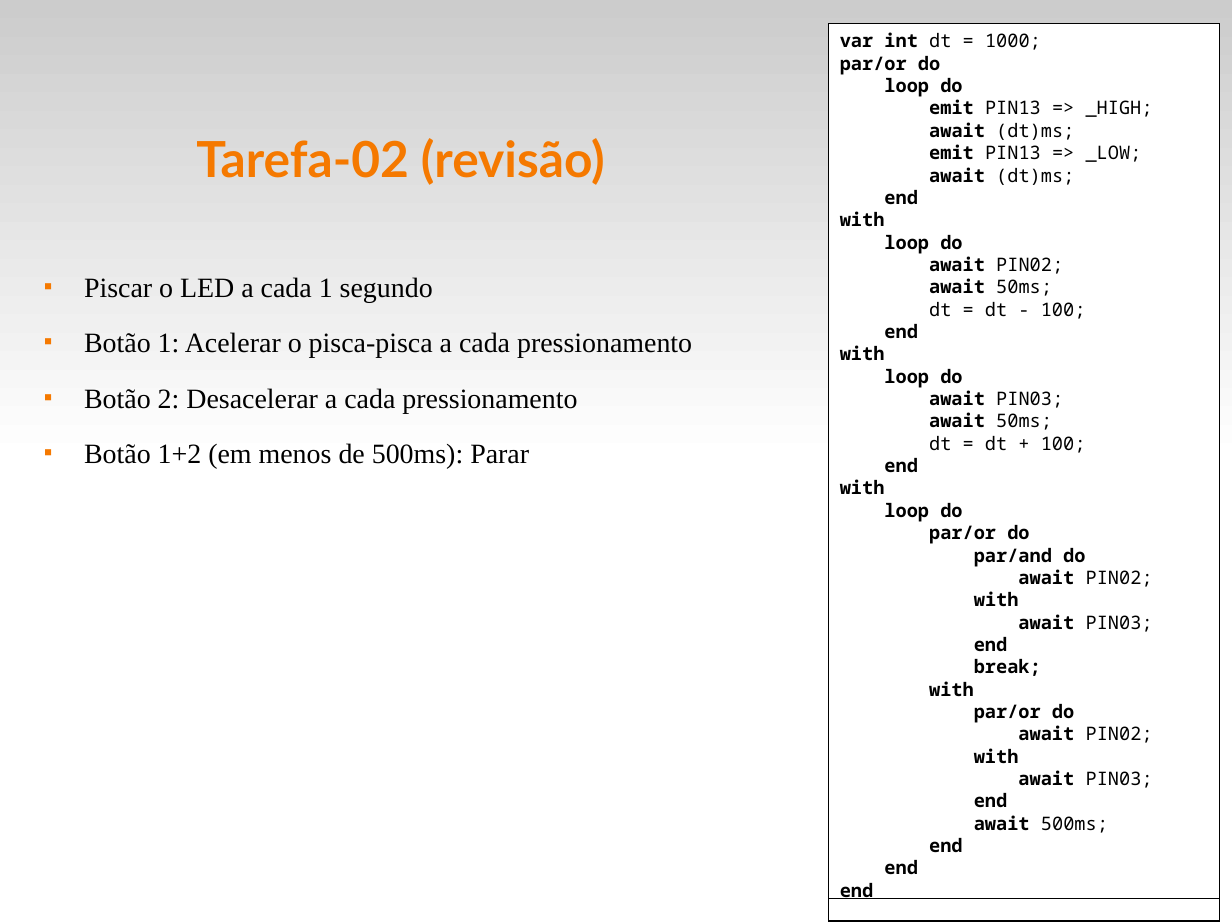
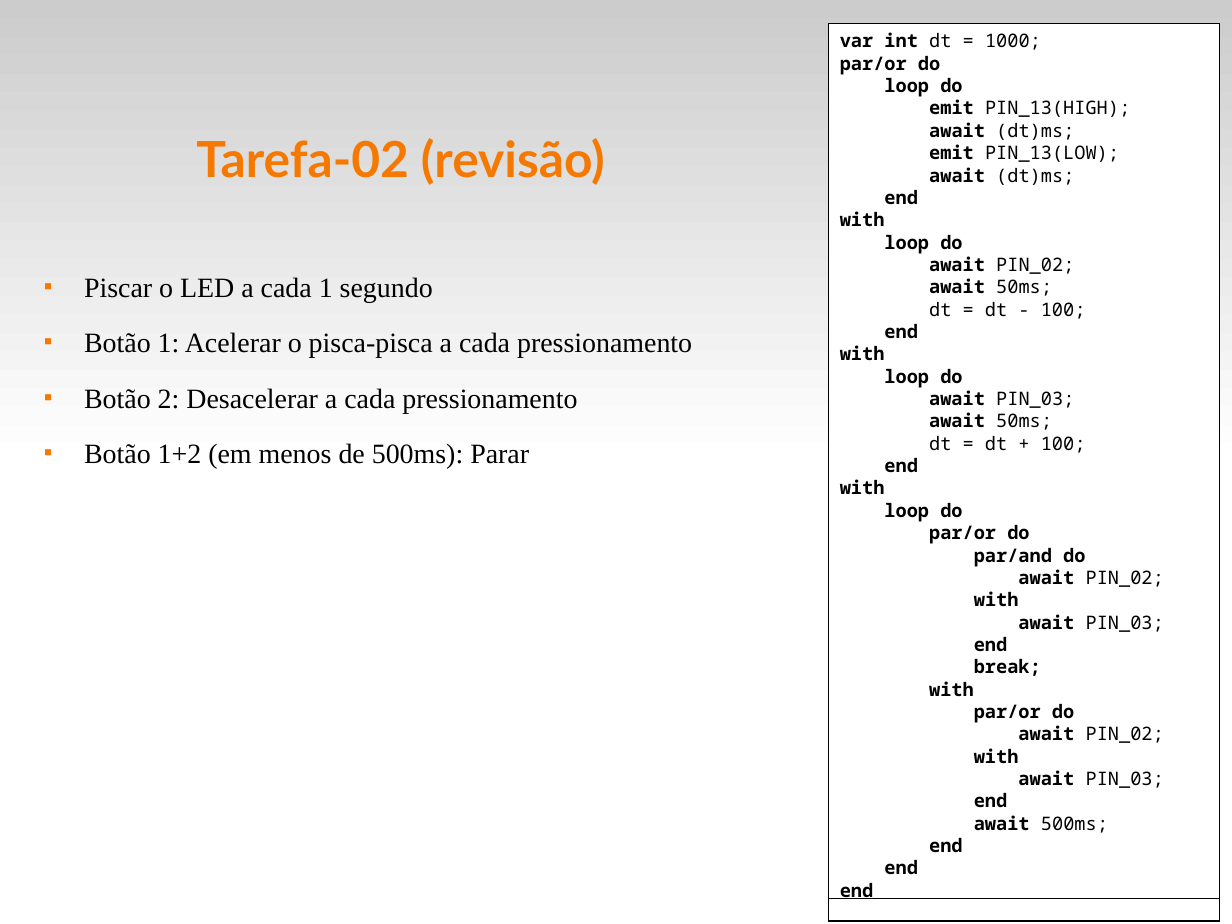
Before and after one commit to fsantanna-uerj/reativos, a slide deck: slide 14 of slides/05_ceu.odp. Drawn at 1232x924 pixels with LibreOffice and Linux fonts; fonts in the diff are those of the drawing. Boxes give left, top, right and bottom in pixels: in the first picture for what was removed or moved away, otherwise in the second. Text is boxed around its words. In the diff, an @@ line names an element or a change of style, - is before the commit and + after.

```diff
--- a/slides/05_ceu.odp
+++ b/slides/05_ceu.odp
@@ text in rectangle at bbox=[929, 99, 1130, 117]: text changed @@
-emit PIN13 => _HIGH;
+emit PIN_13(HIGH);
@@ text in rectangle at bbox=[929, 144, 1119, 162]: text changed @@
-emit PIN13 => _LOW;
+emit PIN_13(LOW);
@@ text in rectangle at bbox=[929, 256, 1074, 274]: text changed @@
-await PIN02;
+await PIN_02;
@@ text in rectangle at bbox=[929, 390, 1074, 408]: text changed @@
-await PIN03;
+await PIN_03;
@@ text in rectangle at bbox=[1018, 569, 1164, 587]: text changed @@
-await PIN02;
+await PIN_02;
@@ text in rectangle at bbox=[1018, 614, 1164, 632]: text changed @@
-await PIN03;
+await PIN_03;
@@ text in rectangle at bbox=[1018, 725, 1164, 743]: text changed @@
-await PIN02;
+await PIN_02;
@@ text in rectangle at bbox=[1018, 770, 1164, 788]: text changed @@
-await PIN03;
+await PIN_03;
```
Also in this commit, not shown: 5 other slides changed, 3 slides added, 1 slide removed, 9 other files.
